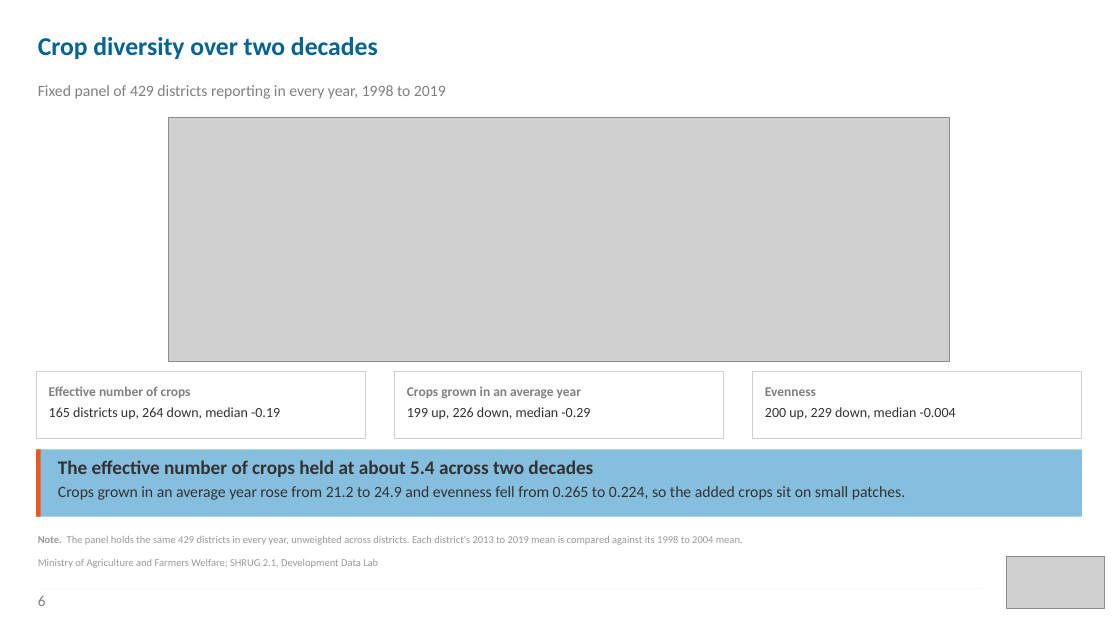
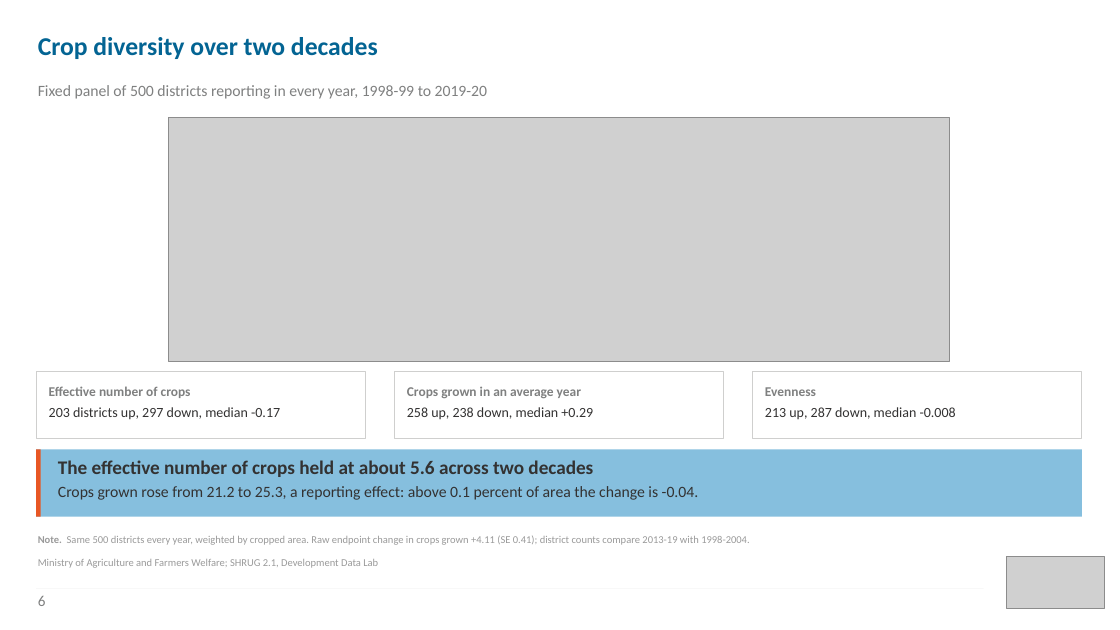
Before and after one commit to Mridlll/crop-diversity, a slide deck: slide 6 of deck/crop_diversity.pptx. Drawn at 1120x630 pixels with LibreOffice and Linux fonts; fonts in the diff are those of the drawing; grey boxes stand for pictures. Boxes give left, top, right and bottom in pixels: in the first picture for what was removed or moved away, otherwise in the second. Text is boxed around its words. In the diff, an @@ line names an element or a change of style, - is before the commit and + after.

```diff
--- a/deck/crop_diversity.pptx
+++ b/deck/crop_diversity.pptx
@@ text at (38,85,487,99): text changed @@
-Fixed panel of 429 districts reporting in every year, 1998 to 2019
+Fixed panel of 500 districts reporting in every year, 1998-99 to 2019-20
@@ text in rectangle at (49,407,280,420): text changed @@
-165 districts up, 264 down, median -0.19
+203 districts up, 297 down, median -0.17
@@ text in rectangle at (407,407,593,419): text changed @@
-199 up, 226 down, median -0.29
+258 up, 238 down, median +0.29
@@ text in rectangle at (765,407,956,419): text changed @@
-200 up, 229 down, median -0.004
+213 up, 287 down, median -0.008
@@ text at (58,460,699,500): text changed @@
-The effective number of crops held at about 5.4 across two decades
-Crops grown in an average year rose from 21.2 to 24.9 and evenness fell from 0.265 to 0.224, so the added crops sit on small patches.
+The effective number of crops held at about 5.6 across two decades
+Crops grown rose from 21.2 to 25.3, a reporting effect: above 0.1 percent of area the change is -0.04.
@@ text at (38,536,749,545): text changed @@
-Note. The panel holds the same 429 districts in every year, unweighted across districts. Each district's 2013 to 2019 mean is compared against its 1998 to 2004 mean.
+Note. Same 500 districts every year, weighted by cropped area. Raw endpoint change in crops grown +4.11 (SE 0.41); district counts compare 2013-19 with 1998-2004.
```
Also in this commit, not shown: 11 other slides changed, 2 slides added, 2 slides removed, 53 other files.
